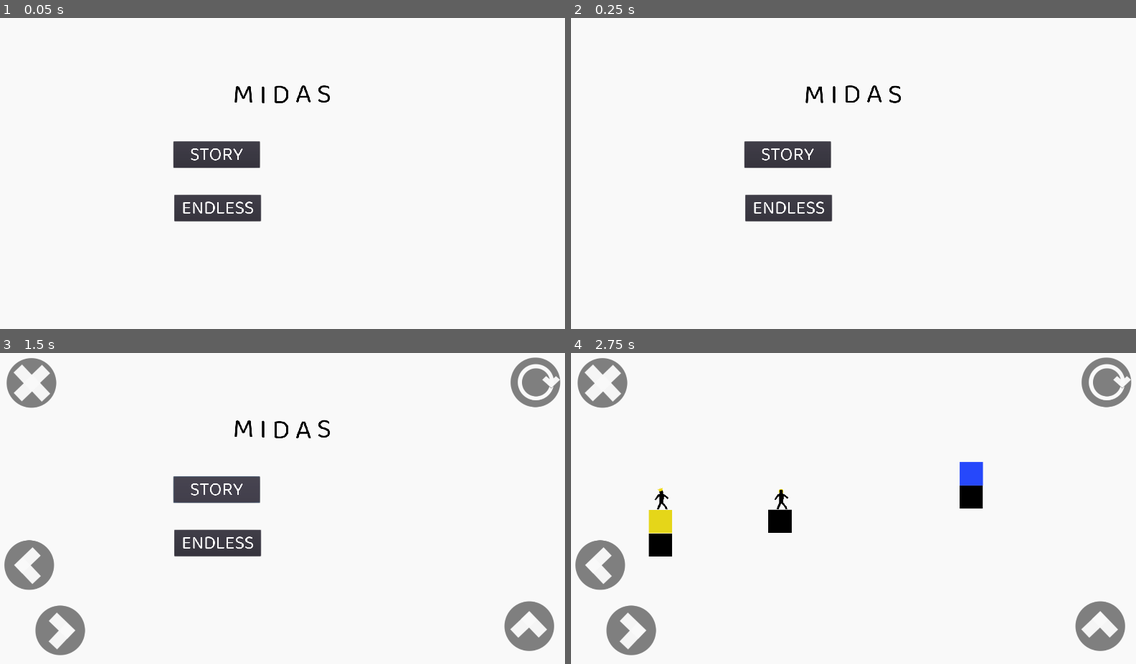
Above: before the commit, frames 1-4 (two rows, left to right).
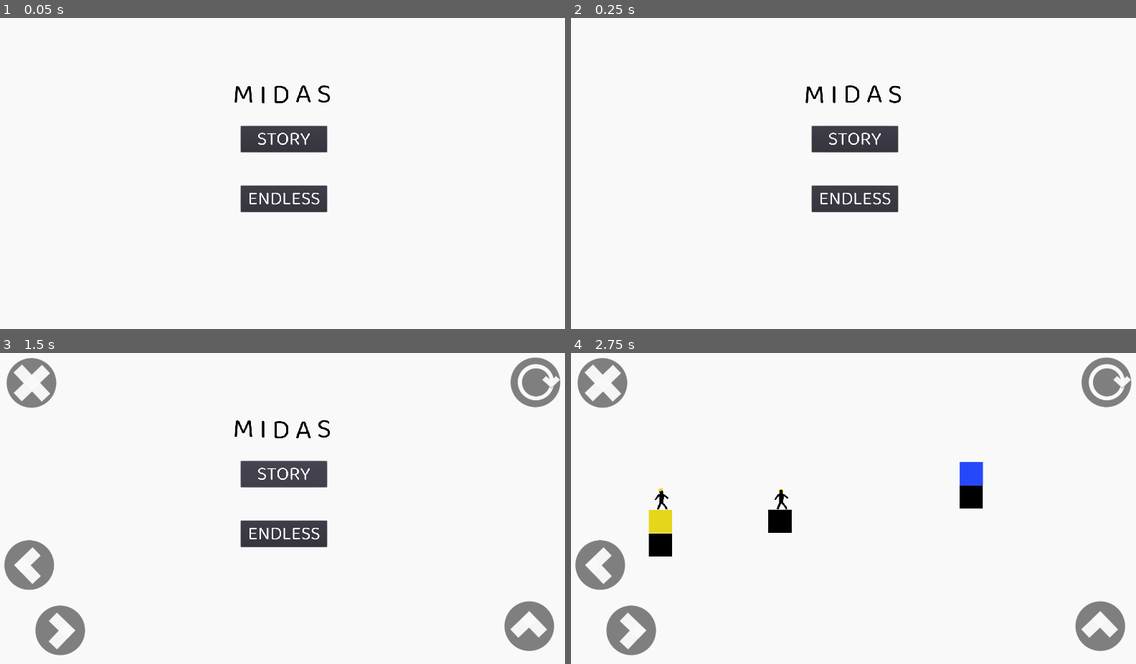
Above: after the commit, the same moments.

Repository: meburns/midas
Game: Godot game, scene res://src/Menu.tscn
Two runs of this game, one before a commit and one after it. Both use one fixed random seed, a clock stepped at 60 frames per second and the inputs below.
Inputs:
- Up to frame 1 (0.05 s): no input
- Up to frame 2 (0.25 s): no input
- Up to frame 3 (1.5 s): click "STORY" at 0.5 s; click "STORY" at 1.25 s
- Up to frame 4 (2.75 s): click "ENDLESS" at 2 s

The runs differ from the first frame. In frame 1, 4.4% of the frame differs, in the area x 30-58%, y 34-66%; in frame 2, 4.4%; in frame 3, 4.4%; in frame 4, nothing differs.
Error before the commit: Parse Error: Can't preload resource at path: res://addons/godot-sqlite/bin/gdsqlite.gdns (res://src/Database.gd:3)
Error after the commit: Invalid get index 'story_mode_completed' (on base: 'Nil'). (res://src/Database.gd:46)

Commit message:
Port database sql logic to json file

Diff:
--- a/src/Database.gd
+++ b/src/Database.gd
@@ -1,52 +1,50 @@
 extends Node
 
-const SQLite = preload("res://addons/godot-sqlite/bin/gdsqlite.gdns")
-var db
-var player_table: = "player"
+var db = "res://data/game.json"
 
 func _ready() -> void:
-	db = SQLite.new()
-	db.path = "res://data/game"
-	db.open_db()
-
 	_initialize_if_not_exist()
-	if (_get_player().size() < 1):
-		_create_player()
 
 
 func _initialize_if_not_exist() -> void:
-	var table_dict : Dictionary = Dictionary()
-	table_dict["id"] = {"data_type":"int", "primary_key": true, "not_null": true, "default": 0}
-	table_dict["current_level"] = {"data_type":"int", "not_null": true, "default": 0}
-	table_dict["story_mode_completed"] = {"data_type":"boolean", "not_null": true, "default": false}
-	db.create_table(player_table, table_dict)
+	var file2Check = File.new()
+	if !file2Check.file_exists(db):
+		var f = File.new()
+		var init_data = JSON.parse('{ "current_level": 0, "story_mode_completed": false }').result
+		f.open(db, File.WRITE)
+		f.store_string(JSON.print(init_data, "  ", true))
+		f.close()
 
 
-func _create_player() -> Array:
-	var new_player_dict : Dictionary = Dictionary()
-	new_player_dict["id"] = 0
-	new_player_dict["current_level"] = 0
-	new_player_dict["story_mode_completed"] = false
-	db.insert_row(player_table, new_player_dict)
-	return _get_player()
+func get_data() -> Array:
+	var f = File.new()
+	f.open(db, File.READ)
+	var json = JSON.parse(f.get_as_text())
+	f.close()
+	return json.result
 
 
-func _get_player() -> Array:
-	var player = db.select_rows(player_table, "", ["id", "current_level", "story_mode_completed"])
-	return player
+func set_data(key: String, value: int) -> void:
+	var data = get_data()
+	data[key] = value
+	var f = File.new()
+	f.open(db, File.WRITE)
+	f.store_string(JSON.print(data, "  ", true))
+	f.close()
 
 
 func get_level() -> int:
-	return _get_player()[0]["current_level"]
+	var data = get_data()
+	return data["current_level"]
+
+func set_level(new_level: int) -> void:
+	set_data("current_level", new_level)
 
 
-func set_level(new_level: int) -> void:
-	db.update_rows(player_table, "id = 0", {"current_level": new_level})
-
-
-func get_story_completed() -> int:
-	return _get_player()[0]["story_mode_completed"]
+func get_story_completed() -> bool:
+	var data = get_data()
+	return data["story_mode_completed"]
 
 
 func set_story_completed(completed: bool) -> void:
-	db.update_rows(player_table, "id = 0", {"story_mode_completed": completed})
+	set_data("story_mode_completed", completed)
